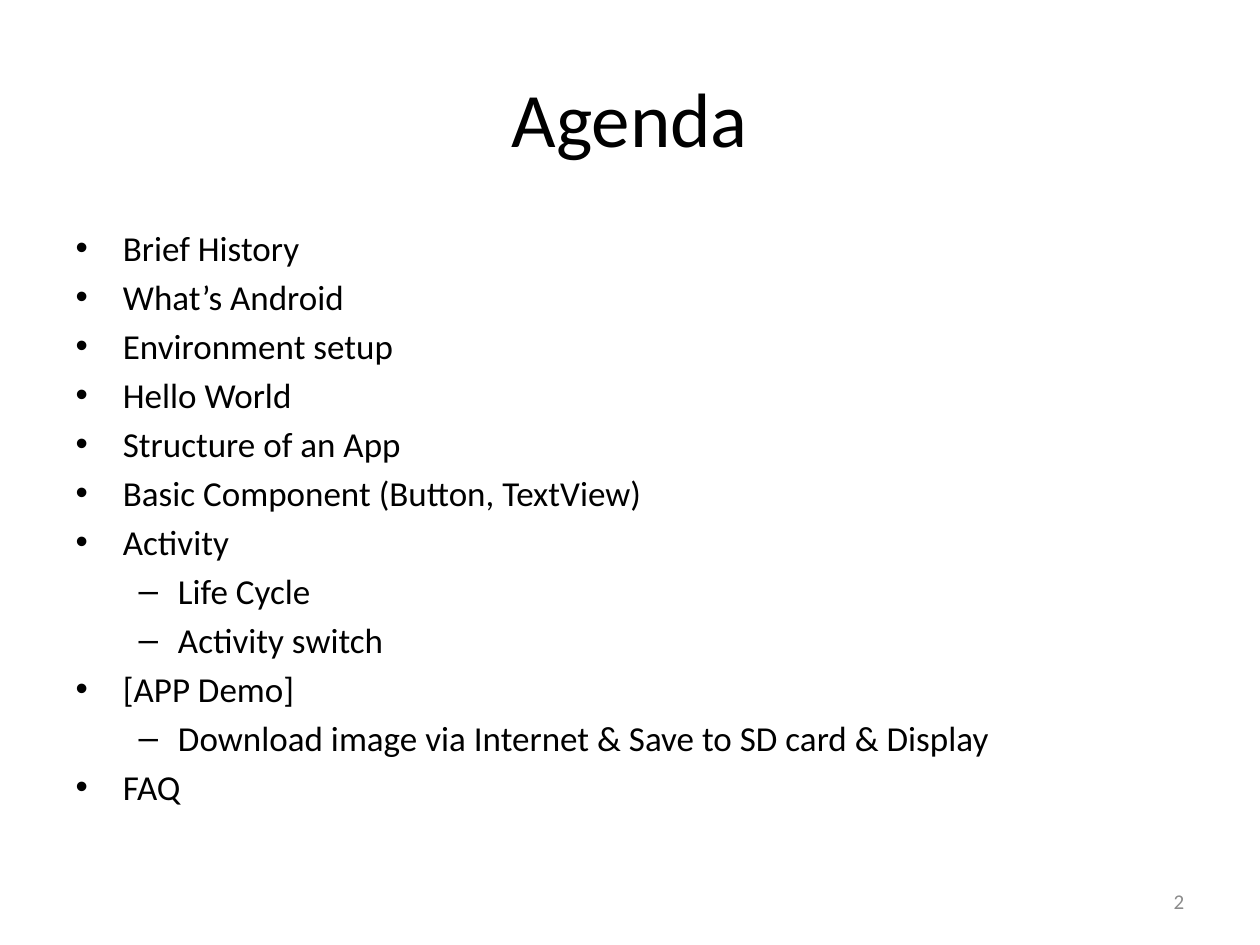
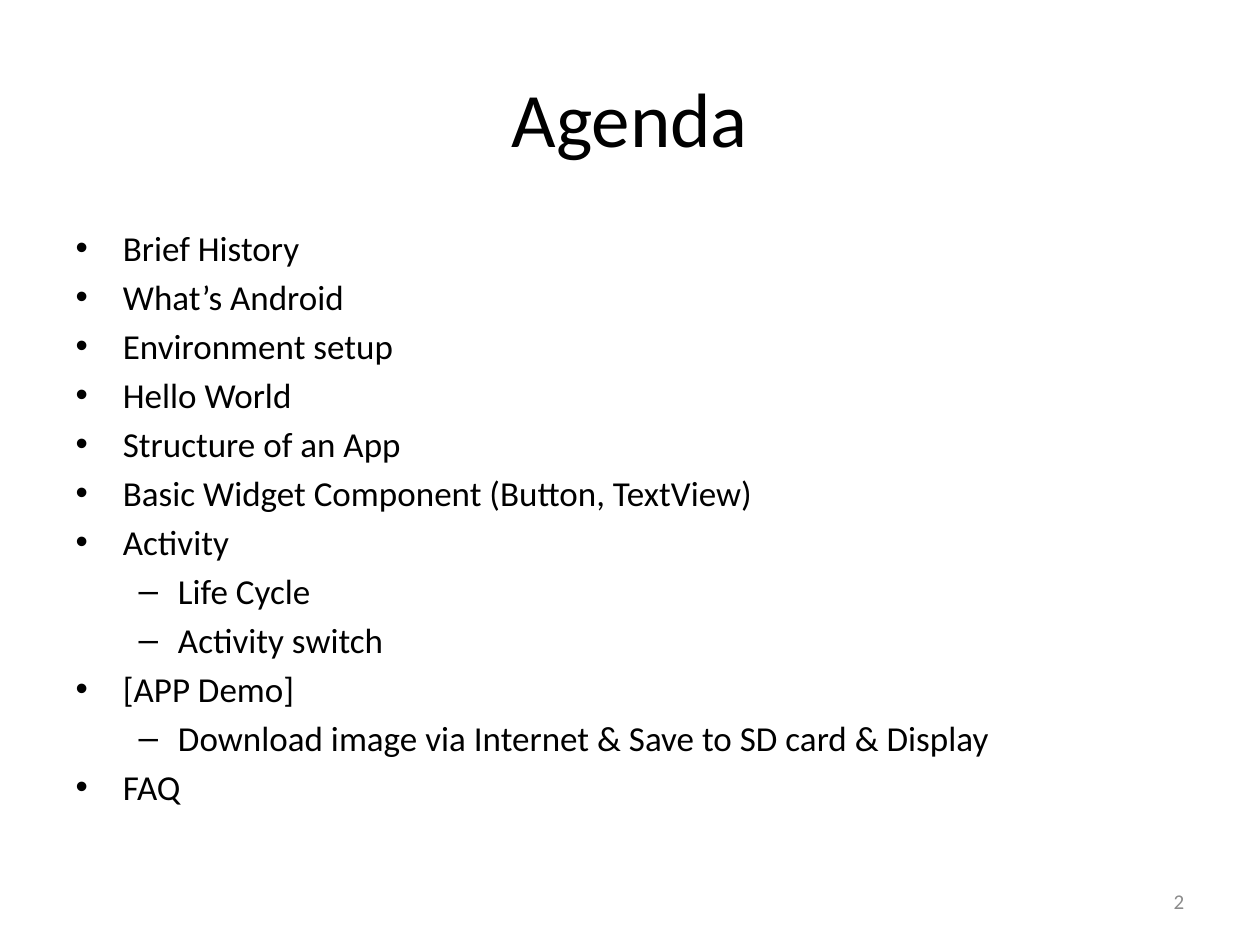
Before and after one commit to hs9021401/FIT_Android, a slide deck: slide 2 of The introduction of Android.pptx. Drawn at 1260x945 pixels with LibreOffice and Linux fonts; fonts in the diff are those of the drawing. Boxes give left, top, right and bottom in pixels: in the first picture for what was removed or moved away, otherwise in the second. Text is boxed around its words. In the diff, an @@ line names an element or a change of style, - is before the commit and + after.

```diff
--- a/The introduction of Android.pptx
+++ b/The introduction of Android.pptx
@@ text at <box>123,480,752,512</box>: text changed @@
-• Basic Component (Button, TextView)
+• Basic Widget Component (Button, TextView)
```
Also in this commit, not shown: 16 other slides changed, 3 slides added, 2 other files.
